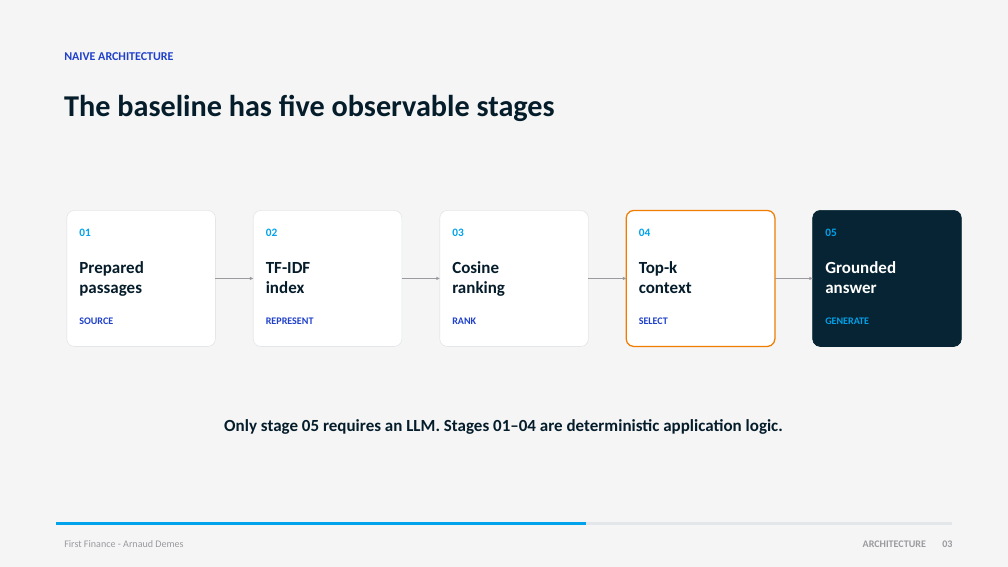
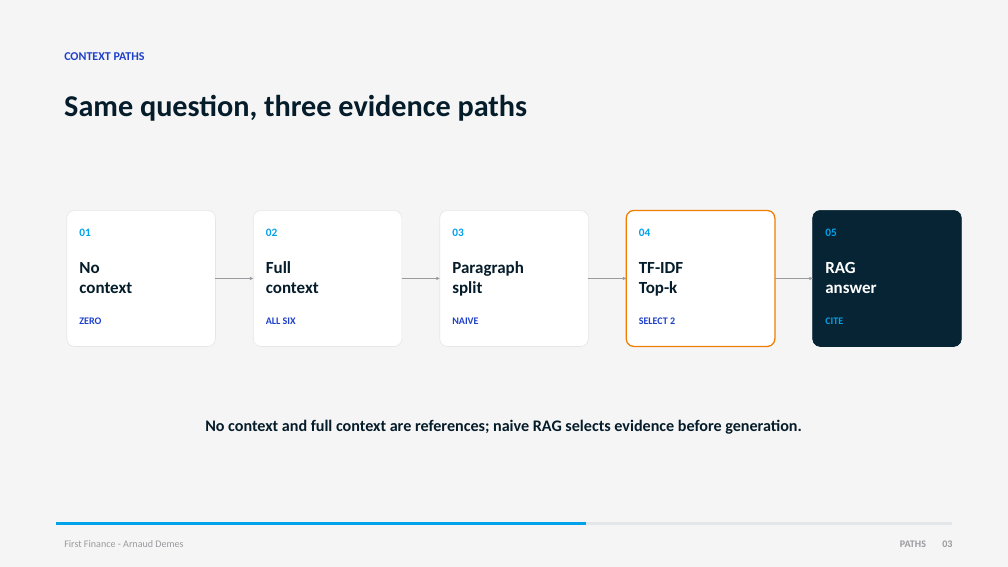
Before and after one commit to Nonocho/finai-academy, a slide deck: slide 3 of decks/04-rag-from-scratch.pptx. Drawn at 1008x567 pixels with LibreOffice and Linux fonts; fonts in the diff are those of the drawing. Boxes give left, top, right and bottom in pixels: in the first picture for what was removed or moved away, otherwise in the second. Text is boxed around its words. In the diff, an @@ line names an element or a change of style, - is before the commit and + after.

Commit message:
lesson: compare naive RAG with context baselines

```diff
--- a/decks/04-rag-from-scratch.pptx
+++ b/decks/04-rag-from-scratch.pptx
@@ text at [64,52,145,60]: text changed @@
-NAIVE ARCHITECTURE
+CONTEXT PATHS
@@ text at [64,94,528,121]: text changed @@
-The baseline has five observable stages
+Same question, three evidence paths
@@ text at [79,262,132,293]: text changed @@
-Prepared
-passages
+No
+context
@@ text at [266,261,319,293]: text changed @@
-TF-IDF
-index
+Full
+context
@@ text at [452,261,524,296]: text changed @@
-Cosine
-ranking
+Paragraph
+split
@@ text at [639,262,683,273]: paragraph added @@
+TF-IDF
@@ text at [825,262,855,273]: text changed @@
-Grounded
+RAG
@@ text at [639,282,692,293]: paragraph removed @@
-context
@@ text at [79,317,101,324]: text changed @@
-SOURCE
+ZERO
@@ text at [266,317,296,324]: text changed @@
-REPRESENT
+ALL SIX
@@ text at [452,317,478,324]: text changed @@
-RANK
+NAIVE
@@ text at [639,317,675,324]: text changed @@
-SELECT
+SELECT 2
@@ text at [825,317,843,324]: text changed @@
-GENERATE
+CITE
@@ text at [205,419,802,434]: text changed; size 20.2 to 19.3 pt @@
-Only stage 05 requires an LLM. Stages 01–04 are deterministic application logic.
+No context and full context are references; naive RAG selects evidence before generation.
@@ text at [900,540,926,547]: text changed @@
-ARCHITECTURE
+PATHS
```
Also in this commit, not shown: 3 other files.
